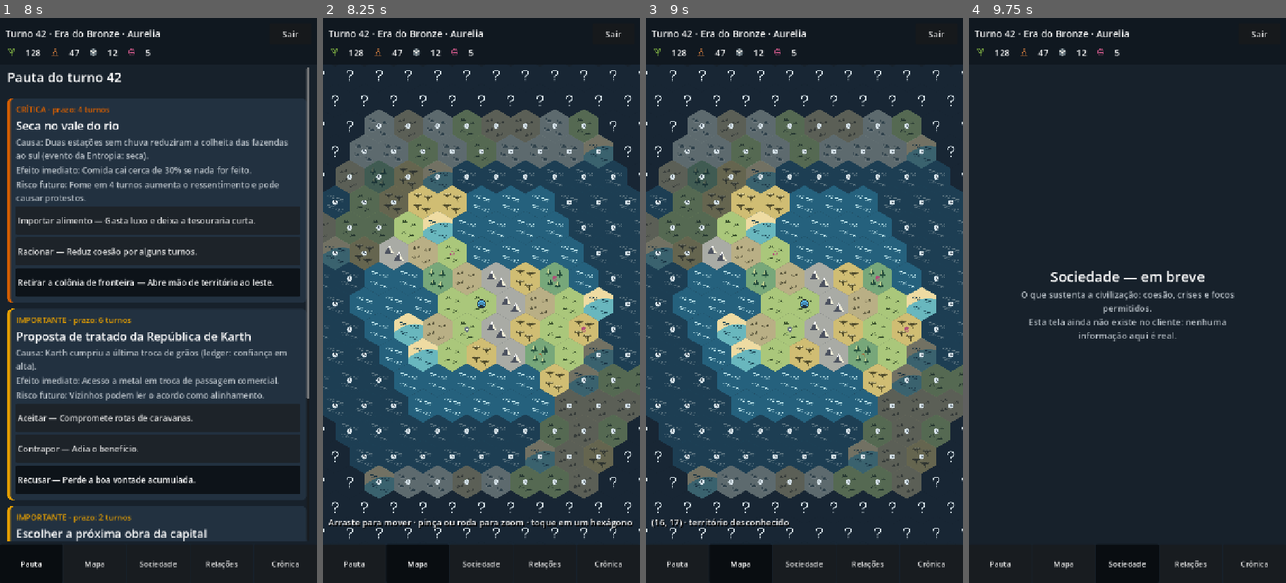
Above: before the commit, frames 1-4 (left to right).
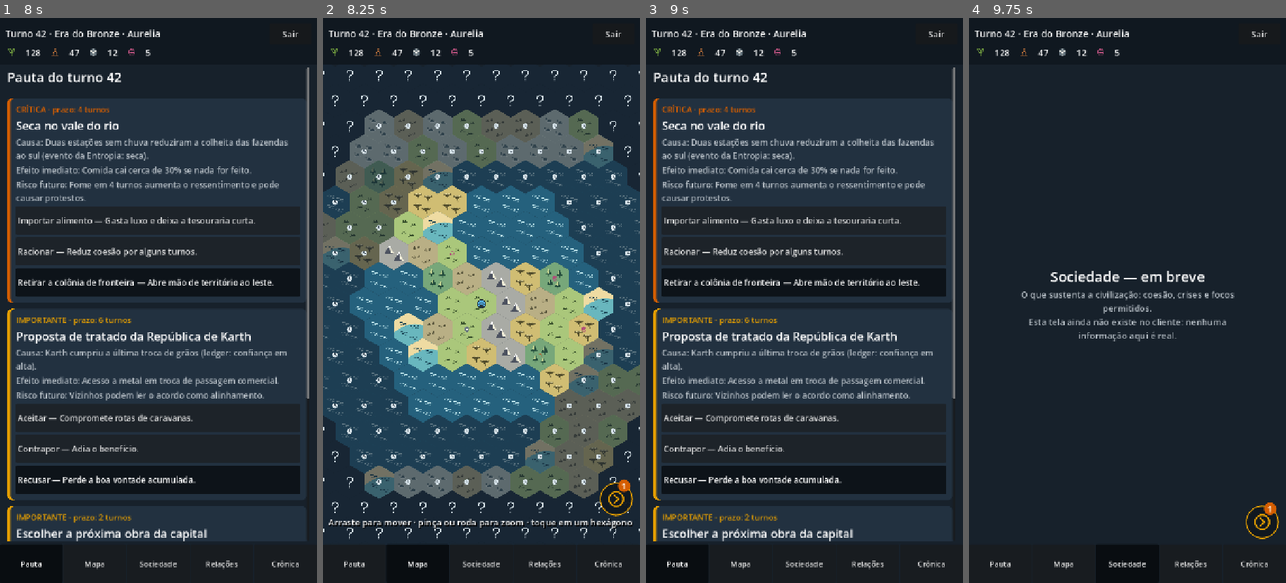
Above: after the commit, the same moments.

Repository: VSennaa/ProcedWorld
Game: Godot game, scene res://scenes/main.tscn
Same seed, same stepped clock (60 frames per second), same inputs: the game is played once before the commit and once after it.
Inputs (mouse positions are in pixels of both pictures, inside the frame that each line leads up to):
- Up to frame 1 (8 s): click "Criar mundo e entrar" at 0.5 s; click "Entrar" at 1.25 s; click "Demonstração: pauta de exemplo" at 2 s; click "Importar alimento — Gasta lux…" at 2.75 s; click "Racionar — Reduz coesão por a…" at 3.5 s; click "Retirar a colônia de fronteir…" at 4.25 s; click "Aceitar — Compromete rotas de…" at 5 s; click "Contrapor — Adia o benefício." at 5.75 s; click "Recusar — Perde a boa vontade…" at 6.5 s; click "Pauta" at 7.25 s
- Up to frame 2 (8.25 s): click "Mapa" at 8 s
- Up to frame 3 (9 s): click (937, 498) at 8.77 s
- Up to frame 4 (9.75 s): click "Sociedade" at 9.5 s

Frame 1 is identical in both runs. In frame 2, 0.2% of the frame differs, in the area x 87-98%, y 81-89%; in frame 3, 60%, in the area x 0-100%, y 8-97%; in frame 4, 0.2%.

Commit message:
feat(front): compact Pronto button with remaining-decisions badge
Floating icon button outside the Pauta (bottom-right, above the map hint and any open card). The badge counts the capital still to found, unanswered events and idle units. Tapping walks them in a stable order (capital, events, units by id); with none left it sends Pronto through the Pauta path and waits for the turn to advance. Adds the proxima-decisao icon.

Co-Authored-By: Claude Sonnet 5.5 <noreply@anthropic.com>

Diff:
--- /dev/null
+++ b/client/assets/icons/proxima-decisao.svg
@@ -0,0 +1 @@
+<svg xmlns="http://www.w3.org/2000/svg" width="48" height="48" viewBox="0 0 48 48" role="img"><title>Próxima decisão</title><circle cx="24" cy="24" r="15" fill="none" stroke="#E69F00" stroke-width="3"/><path d="M20 16L29 24L20 32" fill="none" stroke="#E69F00" stroke-width="3" stroke-linecap="round" stroke-linejoin="round"/></svg>
--- a/client/scripts/agenda_view.gd
+++ b/client/scripts/agenda_view.gd
@@ -6,6 +6,8 @@
 signal unit_focus_requested(unit_id: int)
 signal capital_focus_requested(cell: Vector2i)
 signal found_capital_requested
+## Anything the compact Pronto button depends on changed (choices, idle list, sent state).
+signal state_changed
 
 const WorldView := preload("res://scripts/world_view.gd")
 
@@ -144,6 +146,10 @@
 		_status.text = text
 
 
+func is_sent() -> bool:
+	return _sent
+
+
 func mark_ready(sent: bool) -> void:
 	_sent = true
 	_sent_text = "Pronto (enviado)" if sent else "Pronto (rascunho local)"
@@ -181,6 +187,7 @@
 
 
 func _refresh_ready() -> void:
+	state_changed.emit()
 	if _ready_button == null:
 		return
 	if _sent:
@@ -249,6 +256,7 @@
 
 func _on_option_pressed(card_id: String, option_id: String) -> void:
 	choices[card_id] = option_id
+	state_changed.emit()
 	for id in _option_buttons[card_id]:
 		_option_buttons[card_id][id].button_pressed = (id == option_id)
 	_refresh_pending()
--- a/client/scripts/main.gd
+++ b/client/scripts/main.gd
@@ -5,7 +5,8 @@
 ##
 ## Startup arguments (after `--`): --demo=pauta|servidor  --server=<ws url>  --screen=<id>
 ## --select-capital  --select-unit=<id>  --no-city (servidor demo: world without cities)
-## --select-city=<id> (servidor demo: open the city card)
+## --select-city=<id> (servidor demo: open the city card)  --no-decisions (servidor demo: no idle
+## units or pending events, so the compact button shows Pronto)
 
 const WorldView := preload("res://scripts/world_view.gd")
 const ServerView := preload("res://scripts/server_view.gd")
@@ -20,6 +21,7 @@
 const CityPanel := preload("res://scripts/city_panel.gd")
 const ConnectView := preload("res://scripts/connect_view.gd")
 const NetClient := preload("res://scripts/net_client.gd")
+const ReadyFab := preload("res://scripts/ready_fab.gd")
 
 const FIXTURE_PATH := "res://fixtures/state_snapshot.json"
 const SERVER_VIEW_PATH := "res://fixtures/server_view.json"
@@ -98,6 +100,10 @@
 var _tech
 var _unit_panel
 var _city_panel
+var _content: Control
+var _fab
+var _ready_inflight := false  # Pronto was sent and the server has not answered yet
+var _current_screen := ""
 
 
 func _ready() -> void:
@@ -172,6 +178,7 @@
 	var content := Control.new()
 	content.size_flags_vertical = Control.SIZE_EXPAND_FILL
 	root.add_child(content)
+	_content = content
 
 	_connect = ConnectView.new()
 	_connect.set_anchors_preset(Control.PRESET_FULL_RECT)
@@ -187,6 +194,7 @@
 	_agenda.unit_focus_requested.connect(_on_unit_focus_requested)
 	_agenda.capital_focus_requested.connect(_on_capital_focus_requested)
 	_agenda.found_capital_requested.connect(_on_found_capital_requested)
+	_agenda.state_changed.connect(_refresh_fab)
 	content.add_child(_agenda)
 	_screens["pauta"] = _agenda
 
@@ -255,6 +263,16 @@
 	_nav_bar = bar
 	root.add_child(bar)
 
+	_fab = ReadyFab.new()
+	_fab.visible = false
+	_fab.next_requested.connect(_on_fab_next)
+	_fab.ready_requested.connect(_on_fab_ready)
+	content.add_child(_fab)
+	content.resized.connect(_layout_fab)
+	for panel in [_unit_panel, _city_panel]:
+		panel.resized.connect(_layout_fab)
+		panel.visibility_changed.connect(_layout_fab)
+
 
 func _build_placeholder(key: String) -> Control:
 	var center := CenterContainer.new()
@@ -285,10 +303,12 @@
 
 
 func show_screen(key: String) -> void:
+	_current_screen = key
 	for id in _screens:
 		_screens[id].visible = (id == key)
 	for id in _nav_buttons:
 		_nav_buttons[id].button_pressed = (id == key)
+	_refresh_fab()
 
 
 func _show_connect() -> void:
@@ -299,6 +319,7 @@
 	_catalog = null
 	_top.visible = false
 	_nav_bar.visible = false
+	_ready_inflight = false
 	show_screen("conectar")
 
 
@@ -443,6 +464,7 @@
 	_last_payload = payload
 	world = parsed["view"]
 	if new_turn or _overrides_turn != world.turn:
+		_ready_inflight = false
 		_overrides.clear()
 		_overrides_turn = world.turn
 	for entry in _overrides:  # accepted this turn but maybe not yet reflected in the server view
@@ -466,6 +488,7 @@
 	if ready.has(world.civ_id):
 		_agenda.mark_ready(true)
 	else:
+		_ready_inflight = false
 		_agenda.reset_ready()
 	_agenda.set_status("Prontos: %d de %d." % [ready.size(), present.size()])
 
@@ -501,7 +524,9 @@
 		net.send_request("get_snapshot", {})  # resync the idle list the gate is based on
 	_report(text, true)
 	if meta.get("kind", "") == "ready":
+		_ready_inflight = false
 		_agenda.reset_ready()
+		_refresh_fab()
 
 
 # ---------------------------------------------------------------- demonstrations
@@ -523,6 +548,9 @@
 			data.erase("cities")
 			data["home_tile"] = 178
 			data["idle_units"] = []
+		if "--no-decisions" in OS.get_cmdline_user_args():
+			data["idle_units"] = []
+			data["pending_events"] = []
 		_last_payload = data
 		parsed = ServerView.from_payload(data, _catalog)
 	else:
@@ -573,6 +601,7 @@
 		_selected_unit = -1
 		_unit_panel.clear()
 	_refresh_panels()
+	_refresh_fab()
 
 
 func _chips() -> Array:
@@ -609,6 +638,7 @@
 	_map.set_view(world, false)
 	_map.set_selected_unit(_selected_unit)
 	_refresh_panels()
+	_refresh_fab()
 
 
 func _refresh_capital_card() -> void:
@@ -834,10 +864,64 @@
 				net.send_request("submit_command", Protocol.command_respond_to_event(card["event_id"], choices[card["id"]]))
 		var request_id: String = net.send_request("ready", {})
 		_inflight[request_id] = {"kind": "ready"}
+		_ready_inflight = true
+		_refresh_fab()
 		_agenda.set_status("Pronto enviado; aguardando o servidor.")
 	else:
 		_agenda.mark_ready(false)
 		_agenda.set_status("Demonstração: nada foi enviado. Escolhas ficaram apenas neste rascunho local.")
+
+
+# ---------------------------------------------------------------- compact Pronto button
+
+## Remaining decisions, in the order the compact button walks them (see WorldView.decisions).
+func _decisions() -> Array:
+	if world == null:
+		return []
+	return world.decisions(_agenda.choices.keys())
+
+
+func _refresh_fab() -> void:
+	if _fab == null:
+		return
+	var in_game := mode != Mode.CONNECT and world != null and _current_screen != "" and _current_screen != "conectar" and _current_screen != "pauta"
+	_fab.visible = in_game
+	if world != null:
+		_fab.set_state(_decisions().size(), _ready_inflight or _agenda.is_sent())
+	_layout_fab()
+
+
+## Bottom-right of the content area, above the map's hint line and above any open bottom card.
+func _layout_fab() -> void:
+	if _fab == null or not _fab.visible:
+		return
+	var bottom: float = _content.size.y - 12.0
+	if _current_screen == "mapa":
+		bottom -= 52.0  # the tile hint line
+		for panel in [_unit_panel, _city_panel]:
+			if panel.visible:
+				bottom = minf(bottom, panel.position.y - 10.0)
+	_fab.position = Vector2(_content.size.x - _fab.size.x - 16.0, bottom - _fab.size.y)
+
+
+func _on_fab_next() -> void:
+	var list := _decisions()
+	if list.is_empty():
+		return
+	var next: Dictionary = list[0]
+	match next["kind"]:
+		"capital":
+			_on_capital_focus_requested(world.home_cell)
+		"event":
+			show_screen("pauta")
+		"unit":
+			_on_unit_focus_requested(next["id"])
+
+
+func _on_fab_ready() -> void:
+	if not _decisions().is_empty():
+		return
+	_on_ready_pressed(_agenda.choices.duplicate())
 
 
 func _flat(color: Color, margin: int) -> StyleBoxFlat:
--- /dev/null
+++ b/client/scripts/ready_fab.gd
@@ -0,0 +1,91 @@
+extends Button
+## Compact floating "next decision / Pronto" button: an icon and a numeric badge with the remaining
+## decisions. With decisions left it asks for the next one; with none it becomes the Pronto button;
+## after Pronto it waits (disabled) until the turn advances. main.gd owns what each tap does.
+
+signal next_requested
+signal ready_requested
+
+const SIZE := 76.0
+const ICON_NEXT := preload("res://assets/icons/proxima-decisao.svg")
+const ICON_READY := preload("res://assets/icons/pronto.svg")
+const ICON_WAIT := preload("res://assets/icons/turno.svg")
+const BADGE_COLOR := Color("d55e00")
+
+var count := 0
+var waiting := false
+var _icon: TextureRect
+var _badge: PanelContainer
+var _badge_label: Label
+
+
+func _init() -> void:
+	custom_minimum_size = Vector2(SIZE, SIZE)
+	size = Vector2(SIZE, SIZE)
+	focus_mode = Control.FOCUS_NONE
+	var style := StyleBoxFlat.new()
+	style.bg_color = Color(0.063, 0.094, 0.125, 0.95)
+	style.border_color = Color("e69f00")
+	style.set_border_width_all(3)
+	style.set_corner_radius_all(int(SIZE / 2.0))
+	for state in ["normal", "hover", "pressed", "disabled", "focus"]:
+		add_theme_stylebox_override(state, style)
+	_icon = TextureRect.new()
+	_icon.set_anchors_preset(Control.PRESET_FULL_RECT)
+	_icon.offset_left = 12
+	_icon.offset_top = 12
+	_icon.offset_right = -12
+	_icon.offset_bottom = -12
+	_icon.expand_mode = TextureRect.EXPAND_IGNORE_SIZE
+	_icon.stretch_mode = TextureRect.STRETCH_KEEP_ASPECT_CENTERED
+	_icon.mouse_filter = Control.MOUSE_FILTER_IGNORE
+	add_child(_icon)
+	_badge = PanelContainer.new()
+	var badge_style := StyleBoxFlat.new()
+	badge_style.bg_color = BADGE_COLOR
+	badge_style.set_corner_radius_all(14)
+	badge_style.content_margin_left = 8
+	badge_style.content_margin_right = 8
+	badge_style.content_margin_top = 0
+	badge_style.content_margin_bottom = 0
+	_badge.add_theme_stylebox_override("panel", badge_style)
+	_badge.mouse_filter = Control.MOUSE_FILTER_IGNORE
+	_badge.custom_minimum_size = Vector2(28, 28)
+	_badge.position = Vector2(SIZE - 34, -6)
+	_badge_label = Label.new()
+	_badge_label.add_theme_font_size_override("font_size", 20)
+	_badge_label.add_theme_color_override("font_color", Color.WHITE)
+	_badge_label.horizontal_alignment = HORIZONTAL_ALIGNMENT_CENTER
+	_badge_label.mouse_filter = Control.MOUSE_FILTER_IGNORE
+	_badge.add_child(_badge_label)
+	add_child(_badge)
+	pressed.connect(_on_pressed)
+	set_state(0, false)
+
+
+## `decisions`: remaining decisions; `is_waiting`: Pronto was sent and the turn has not advanced.
+func set_state(decisions: int, is_waiting: bool) -> void:
+	count = decisions
+	waiting = is_waiting
+	disabled = waiting
+	_badge.visible = decisions > 0 and not waiting
+	_badge_label.text = str(decisions)
+	if waiting:
+		_icon.texture = ICON_WAIT
+		tooltip_text = "Pronto enviado: aguardando o turno avançar"
+	elif decisions > 0:
+		_icon.texture = ICON_NEXT
+		tooltip_text = "Próxima decisão (%d restantes)" % decisions
+	else:
+		_icon.texture = ICON_READY
+		tooltip_text = "Pronto: encerrar o turno"
+	modulate = Color(1, 1, 1, 0.6) if waiting else Color.WHITE
+
+
+func _on_pressed() -> void:
+	if waiting:
+		return
+	if count > 0:
+		next_requested.emit()
+	else:
+		ready_requested.emit()
--- a/client/scripts/world_view.gd
+++ b/client/scripts/world_view.gd
@@ -95,6 +95,23 @@
 	var city := city_by_id(city_id)
 	if not city.is_empty():
 		city["queue"].append(unit_type)
+
+
+## Remaining decisions in the stable order the compact Pronto button walks: the capital card first,
+## then agenda cards (events) not yet answered in `answered` (card ids), then idle units by id.
+## Each entry: {kind: "capital"} | {kind: "event", id: String} | {kind: "unit", id: int}.
+func decisions(answered: Array = []) -> Array:
+	var list: Array = []
+	if needs_capital() and not is_founding(home_cell):
+		list.append({"kind": "capital"})
+	for card in agenda:
+		if not answered.has(card["id"]):
+			list.append({"kind": "event", "id": card["id"]})
+	var ids: Array = idle_units.duplicate()
+	ids.sort()
+	for unit_id in ids:
+		list.append({"kind": "unit", "id": unit_id})
+	return list
 
 
 func awaiting_count() -> int:
--- a/client/tests/live_flow.gd
+++ b/client/tests/live_flow.gd
@@ -49,6 +49,12 @@
 	await _frames(10)
 	check(not _received.any(func(f: Dictionary) -> bool: return f["type"] == "ready"), "Pronto is not sent while units wait")
 
+	_main._agenda._on_option_pressed("event-7", "ration")
+	check(_main._decisions() == [{"kind": "unit", "id": 3}, {"kind": "unit", "id": 5}], "two idle units remain as decisions")
+	_main.show_screen("mapa")
+	_main._fab.pressed.emit()
+	check(_main._selected_unit == 3 and _main._screens["mapa"].visible, "the compact button centers and selects the first idle unit")
+	_main._clear_unit_selection()
 	_main._on_unit_focus_requested(3)
 	check(_main._selected_unit == 3 and _main._screens["mapa"].visible, "queue tap shows the map with the unit selected")
 	_main._on_unit_action("fortify")
@@ -74,9 +80,27 @@
 	_main._on_envelope({"type": "state_snapshot", "request_id": "", "payload": _main._last_payload.duplicate(true)})
 	check(_main.world.idle_units.is_empty(), "accepted orders survive a same-turn snapshot refresh")
 
-	_main._on_ready_pressed({})
+	# Compact Pronto button: hidden on the Pauta, counting decisions elsewhere, walking them in order.
+	_main.show_screen("pauta")
+	check(not _main._fab.visible, "the compact button is hidden on the Pauta")
+	_main.show_screen("mapa")
+	check(_main._fab.visible and _main._fab.count == 1 and _main._fab._badge_label.text == "1", "the compact button counts the unanswered event")
+	_main._fab.pressed.emit()
+	check(_main._screens["pauta"].visible, "with an event left, the button opens the Pauta")
+	_main._agenda._on_option_pressed("event-7", "ration")
+	check(_main._fab.count == 0, "answering the event clears the badge")
+	_main.show_screen("mapa")
+	check(_main._fab.visible and not _main._fab._badge.visible, "no decisions: ready icon, no badge")
+	var ready_before := _received.filter(func(f: Dictionary) -> bool: return f["type"] == "ready").size()
+	_main._fab.pressed.emit()
+	await _wait(func() -> bool: return _main._fab.waiting)
+	check(_received.filter(func(f: Dictionary) -> bool: return f["type"] == "ready").size() == ready_before + 1, "the compact button sends ready through the Pauta path")
+	check(_received.any(func(f: Dictionary) -> bool: return f["type"] == "submit_command" and f["payload"]["command"]["type"] == "respond_to_event"), "the chosen event response is sent with ready")
 	await _wait(func() -> bool: return _main._agenda._ready_button.text == "Pronto (enviado)")
-	check(_received.any(func(f: Dictionary) -> bool: return f["type"] == "ready"), "ready is sent once the gate is open")
+	check(_main._fab.disabled, "after Pronto the compact button waits")
+	_main._fab.pressed.emit()
+	await _frames(5)
+	check(_received.filter(func(f: Dictionary) -> bool: return f["type"] == "ready").size() == ready_before + 1, "a waiting button does not send ready twice")
 
 	_main._on_error("", {"reason": "units_awaiting_orders", "detail": "units [3]"})
 	await _frames(5)
--- a/client/tests/run_tests.gd
+++ b/client/tests/run_tests.gd
@@ -13,6 +13,7 @@
 const CityPanel := preload("res://scripts/city_panel.gd")
 const TechView := preload("res://scripts/tech_view.gd")
 const ConnectView := preload("res://scripts/connect_view.gd")
+const ReadyFab := preload("res://scripts/ready_fab.gd")
 
 const SERVER_VIEW := "res://fixtures/server_view.json"
 const SERVER_CATALOG := "res://fixtures/server_catalog.json"
@@ -45,6 +46,7 @@
 	test_catalog_rejects_bad_input()
 	test_session_store()
 	test_views_build()
+	test_decisions_and_fab()
 	print("%d checks, %d failures" % [_checks, _failures])
 	if _failures == 0:
 		print("ALL TESTS PASSED")
@@ -547,3 +549,36 @@
 	panel.clear()
 	check(not panel.visible, "panel hides on clear")
 	panel.queue_free()
+
+
+func test_decisions_and_fab() -> void:
+	var view := _adapt(_load_view_payload(), _load_catalog())
+	var list: Array = view.decisions()
+	check(list == [{"kind": "event", "id": "event-7"}, {"kind": "unit", "id": 3}, {"kind": "unit", "id": 5}], "decisions: events first, then idle units by id")
+	check(view.decisions(["event-7"]).size() == 2, "an answered event stops counting")
+	view.apply_local_order(3, "Fortify")
+	check(view.decisions(["event-7"]) == [{"kind": "unit", "id": 5}], "an ordered unit leaves the list")
+	view.home_cell = Vector2i(10, 7)
+	view.cities = []
+	check(view.decisions(["event-7"])[0] == {"kind": "capital"} and view.decisions(["event-7"]).size() == 2, "the capital card comes first")
+	view.apply_local_found(Vector2i(10, 7))
+	check(view.decisions(["event-7"]) == [{"kind": "unit", "id": 5}], "a founding already ordered no longer counts")
+	var fab := ReadyFab.new()
+	root.add_child(fab)
+	var taps: Array = []
+	fab.next_requested.connect(func() -> void: taps.append("next"))
+	fab.ready_requested.connect(func() -> void: taps.append("ready"))
+	check(fab.custom_minimum_size.x >= 44 and fab.custom_minimum_size.y >= 44, "the compact button is at least 44 px")
+	fab.set_state(3, false)
+	check(fab._badge.visible and fab._badge_label.text == "3" and fab._icon.texture == ReadyFab.ICON_NEXT, "with decisions: next icon and badge")
+	fab.pressed.emit()
+	check(taps == ["next"], "tap with decisions asks for the next one")
+	fab.set_state(0, false)
+	check(not fab._badge.visible and fab._icon.texture == ReadyFab.ICON_READY, "no decisions: ready icon, no badge")
+	fab.pressed.emit()
+	check(taps == ["next", "ready"], "tap with no decisions sends Pronto")
+	fab.set_state(0, true)
+	check(fab.disabled and fab._icon.texture == ReadyFab.ICON_WAIT, "after Pronto: waiting state")
+	fab._on_pressed()
+	check(taps.size() == 2, "a waiting button never fires")
+	fab.queue_free()
Not shown, added: client/assets/icons/proxima-decisao.svg.import
Binary file added: client/docs/mapa-pronto.png
Binary file changed: client/docs/mapa.png
Not shown, added: client/scripts/ready_fab.gd.uid
Not shown, changed: client/README.md
